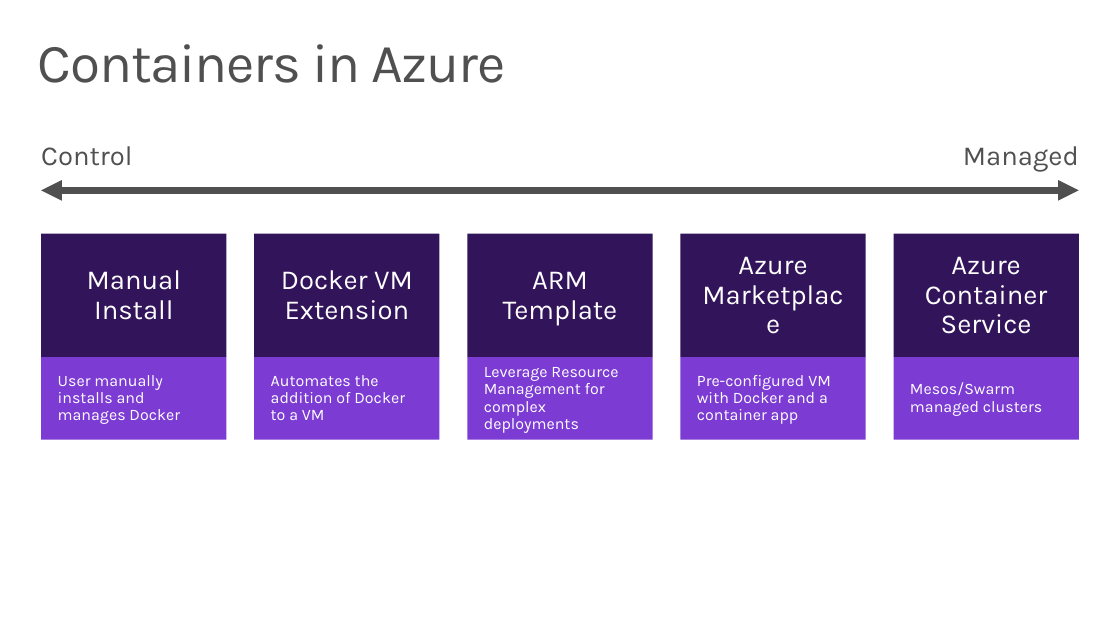
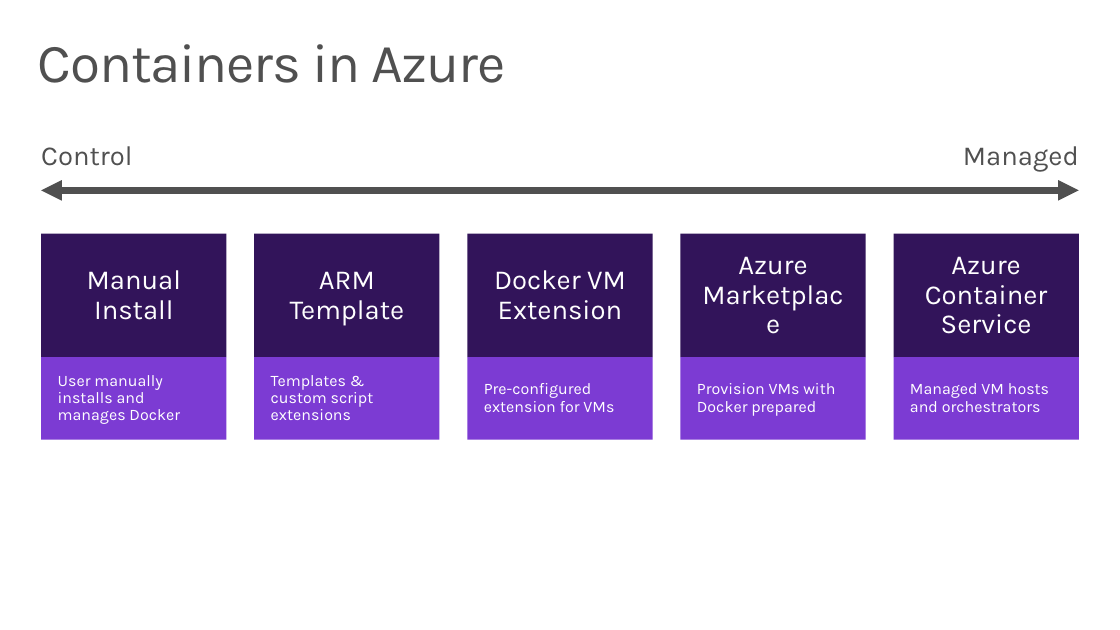
Before and after one commit to wely/DevCamp, a slide deck: slide 14 of Presentation/Module07-Containers.pptx. Drawn at 1120x630 pixels with LibreOffice and Linux fonts; fonts in the diff are those of the drawing; background and template pictures are left out. Boxes give left, top, right and bottom in pixels: in the first picture for what was removed or moved away, otherwise in the second. Text is boxed around its words. In the diff, an @@ line names an element or a change of style, - is before the commit and + after.

```diff
--- a/Presentation/Module07-Containers.pptx
+++ b/Presentation/Module07-Containers.pptx
@@ rectangle "ARM Template" moved from (x1=468, y1=234, x2=653, y2=357) to (x1=254, y1=234, x2=440, y2=357) @@
@@ rectangle "Docker VM Extension" moved from (x1=254, y1=234, x2=440, y2=357) to (x1=468, y1=234, x2=653, y2=357) @@
@@ text in rectangle at (x1=271, y1=375, x2=374, y2=420): text changed @@
-Automates the addition of Docker to a VM
+Templates & custom script extensions
@@ text in rectangle at (x1=484, y1=383, x2=614, y2=412): text changed @@
-Leverage Resource Management for complex deployments
+Pre-configured extension for VMs
@@ text in rectangle at (x1=697, y1=383, x2=835, y2=416): text changed @@
-Pre-configured VM with Docker and a container app
+Provision VMs with Docker prepared
@@ text in rectangle at (x1=910, y1=383, x2=1049, y2=412): text changed @@
-Mesos/Swarm managed clusters
+Managed VM hosts and orchestrators
```
Also in this commit, not shown: 2 other slides changed.
